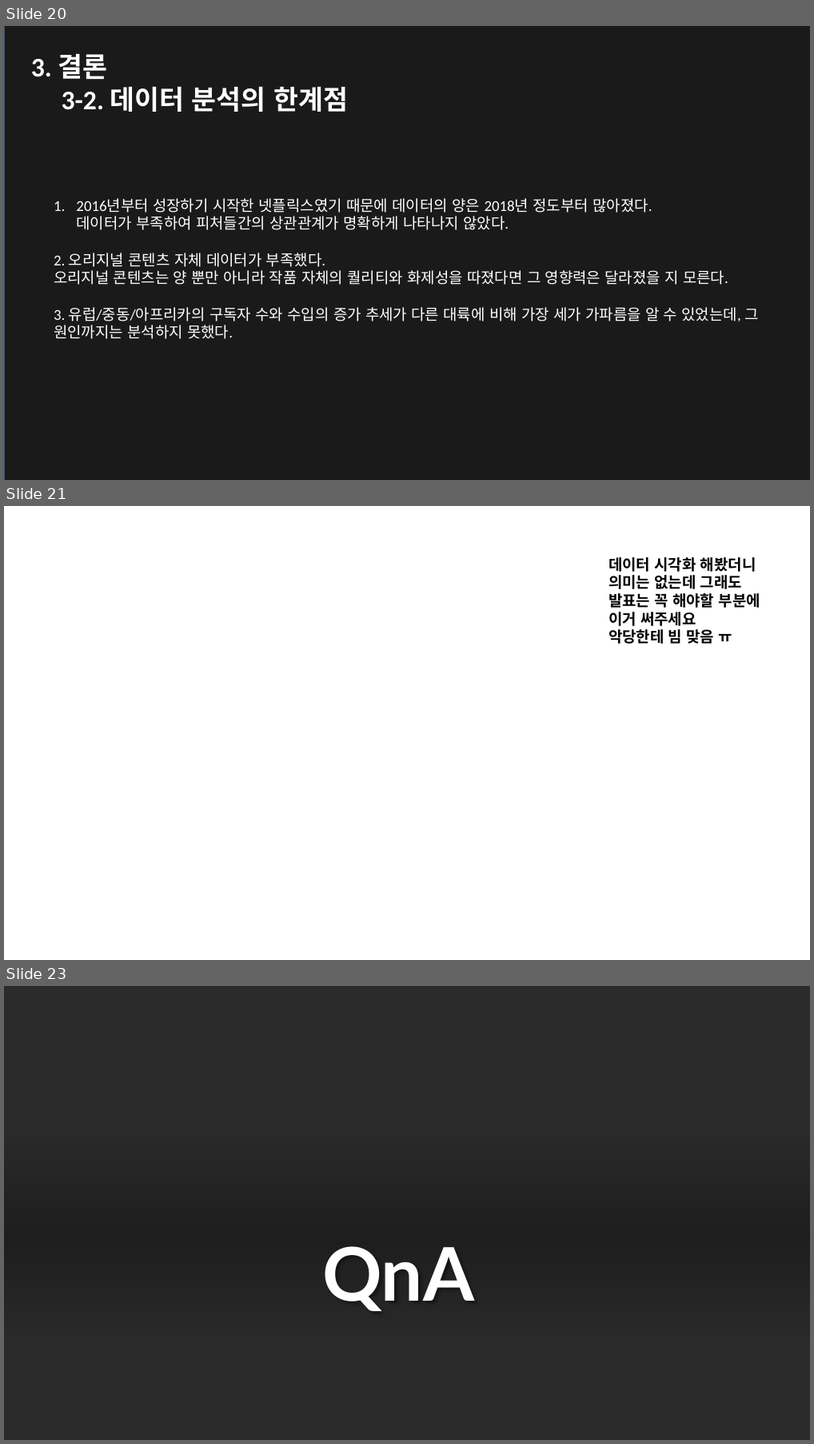
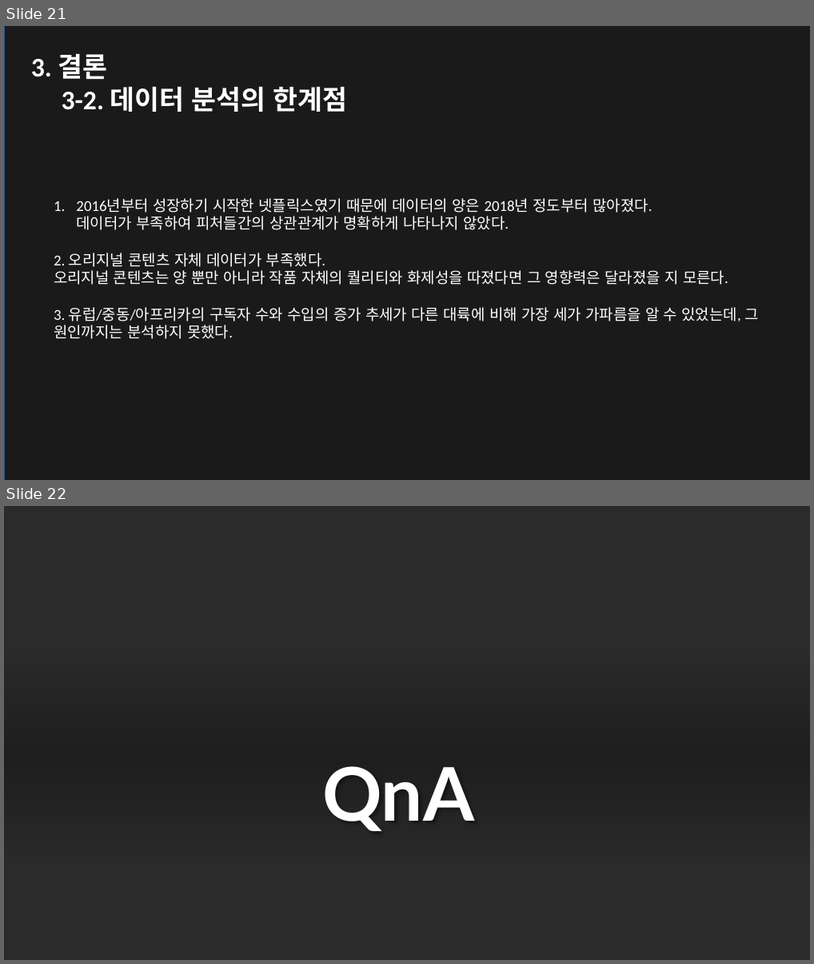
Before and after one commit to kim-seo-hyun/datathon, a slide deck: weddingpeach_speech_finish.pptx. Shown one above the other, each under a label of ours: slides 20, 21 and 23 before the commit, slides 21 and 22 after it; the slides between them are not shown. The pictures are 814x1444 and 814x964 pixels, drawn with LibreOffice and Linux fonts; fonts in the diff are those of the drawing; background and template pictures are left out; a plain dark background stands for a picture behind light text. Boxes give left, top, right and bottom in pixels: in the first picture for what was removed or moved away, otherwise in the second. Text is boxed around its words. In the diff, an @@ line names an element or a change of style, - is before the commit and + after.

```diff
--- a/weddingpeach_speech_finish.pptx
+++ b/weddingpeach_speech_finish.pptx
@@ slide 21 removed at [4,506,810,960], background picture (left out) @@
@@ text removed at [609,557,761,644] @@
-데이터 시각화 해봤더니 의미는 없는데 그래도 발표는 꼭 해야할 부분에 이거 써주세요
-악당한테 빔 맞음 ㅠ
@@ what was slide 20 is now slide 21 @@
@@ what was slide 23 is now slide 22 @@
```
Also in this commit, not shown: 1 slide added, 1 other slide removed.
